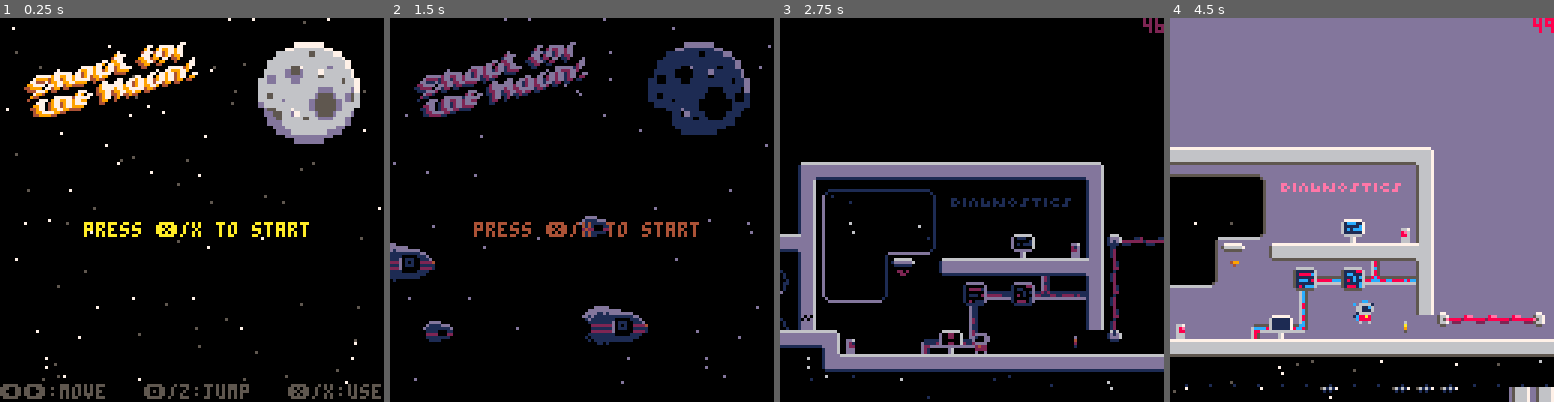
Above: before the commit, frames 1-4 (left to right).
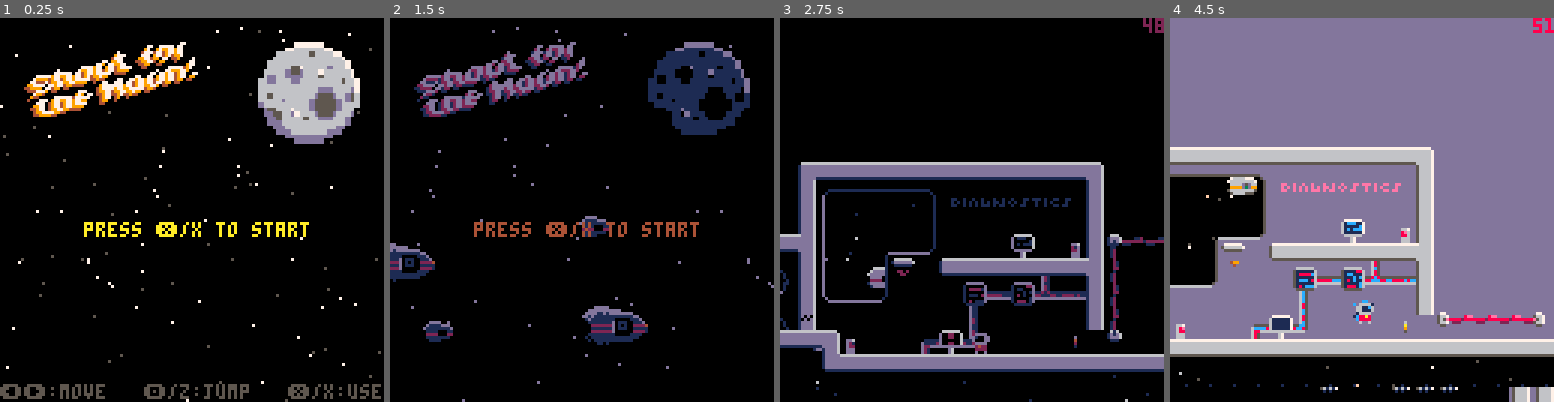
Above: after the commit, the same moments.

Repository: jgradim/gameoff-2020
Game: PICO-8 cartridge moonshot.p8
Two runs of this game, one before a commit and one after it. Both use one fixed random seed, a clock stepped at 60 frames per second and the inputs below.
Inputs:
- Up to frame 1 (0.25 s): no input
- Up to frame 2 (1.5 s): tap O (Z key) at 0.33, 0.7, 1.43 s; tap X (X key) at 1.07 s
- Up to frame 3 (2.75 s): hold Left 1.97-2.37 s; tap X (X key) at 2.07, 2.4, 2.73 s; tap O (Z key) at 2.22 s; hold Down from 2.42 s (still down)
- Up to frame 4 (4.5 s): release Down at 2.82 s; hold Right 2.87-3.53 s; tap X (X key) every 0.33 s from 3.07 to 4.4 s; tap O (Z key) at 3.1, 3.98 s; hold Up 3.58-4.08 s; hold Right from 4.13 s (still down)

The runs differ from the first frame. In frame 1, 1.1% of the frame differs, in the area x 0-100%, y 0-100%; in frame 2, 0.5%; in frame 3, 0.4%; in frame 4, 0.6%.

Commit message:
Improve camera handling for fx

Diff:
--- a/moonshot.p8
+++ b/moonshot.p8
@@ -840,8 +840,8 @@
 ------------
 
 cam={
- x=64,
- y=64,
+ x=0,
+ y=0,
  frms=7.5,
  shk=0,
 
@@ -850,23 +850,34 @@
   c.shk+=shk
  end,
 
+ fixed_x=function(c,x)
+  return c.x+x
+ end,
+
+ fixed_y=function(c,y)
+  return c.y+y
+ end,
+
  init=function(c)
   local p=player()
-  c.x+=bucket(p.x-c.x)
-  c.y+=bucket(p.y-c.y)
+  c.x+=bucket(p.x-c.x-64)
+  c.y+=bucket(p.y-c.y-64)
  end,
 
  update=function(c)
   local p=player()
-  c.x+=bucket((p.x-c.x)/c.frms)
-  c.y+=bucket((p.y-c.y)/c.frms)
+  c.x+=bucket((p.x-64-c.x)/c.frms)
+  c.x=mid(-64,c.x,map_width+64)
+
+  c.y+=bucket((p.y-64-c.y)/c.frms)
+  c.y=mid(0,c.y,map_height-128)
 
   c.shk=bucket(c.shk*0.9)
  end,
 
  draw=function(c)
-  local x=mid(-64,c.x-64,map_width)
-  local y=mid(0,c.y-64,map_height-128)
+  local x=c.x
+  local y=c.y
 
   if c.shk>0 then
    local shkx=16-rnd(32)
@@ -2456,8 +2467,8 @@
 
  draw=function(f)
   pset(
-   cam.x-64+(f.x-cam.x%128)%128,
-   cam.y-64+(f.y-cam.y%128)%128,
+   cam:fixed_x(f.x),
+   cam:fixed_y(f.y),
    f.c
   )
  end,
@@ -2485,7 +2496,9 @@
   sspr(
    rect_moon.x,rect_moon.y,
    rect_moon.w,rect_moon.h,
-   86,8,34,34
+   cam:fixed_x(86),
+   cam:fixed_y(8),
+   34,34
   )
  end
 })
@@ -2525,14 +2538,15 @@
   s.x+=s.dx
   s.y+=s.dy
 
-  if (s.x>192) s.x-=384
+  if (s.x>192) s.x-=320
  end,
 
  draw=function(s)
   sspr(
    s.r.x,s.r.y,
    s.r.w,s.r.h,
-   s.x,s.y
+   cam:fixed_x(s.x),
+   cam:fixed_y(s.y)
   )
  end
 })
